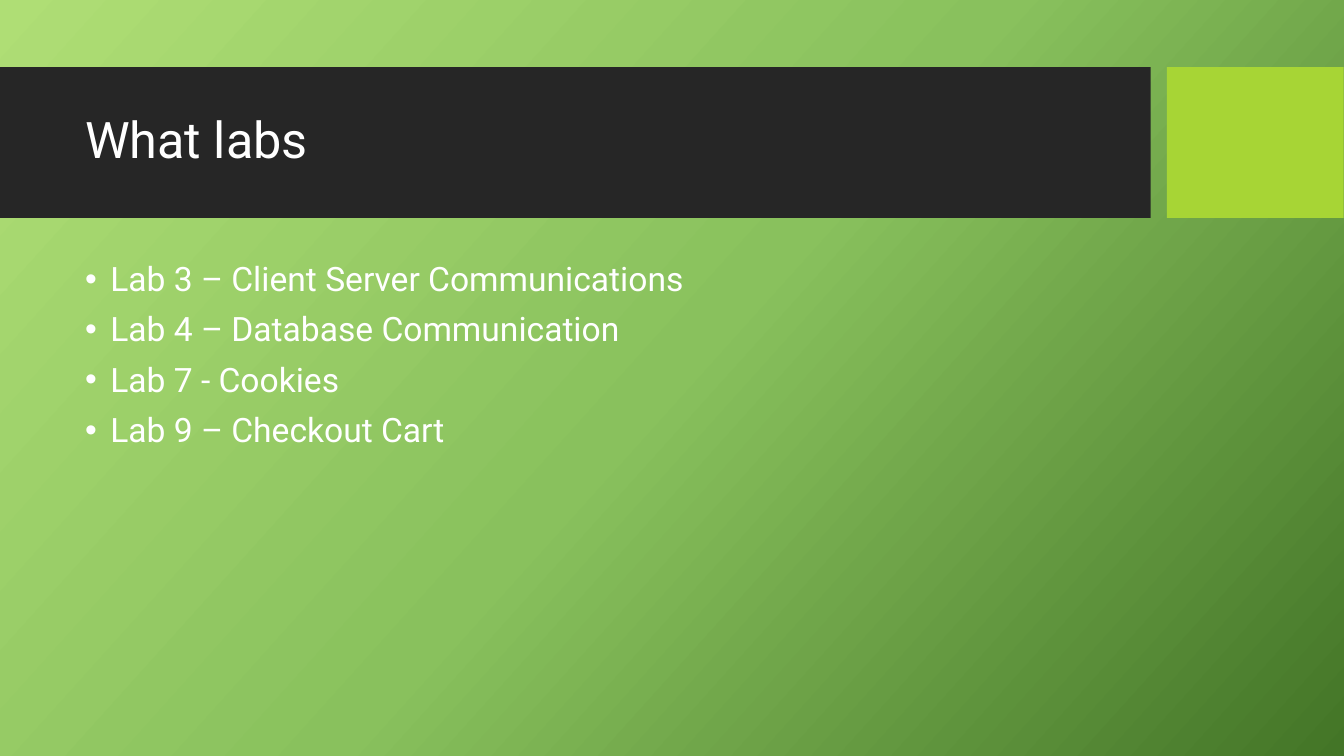
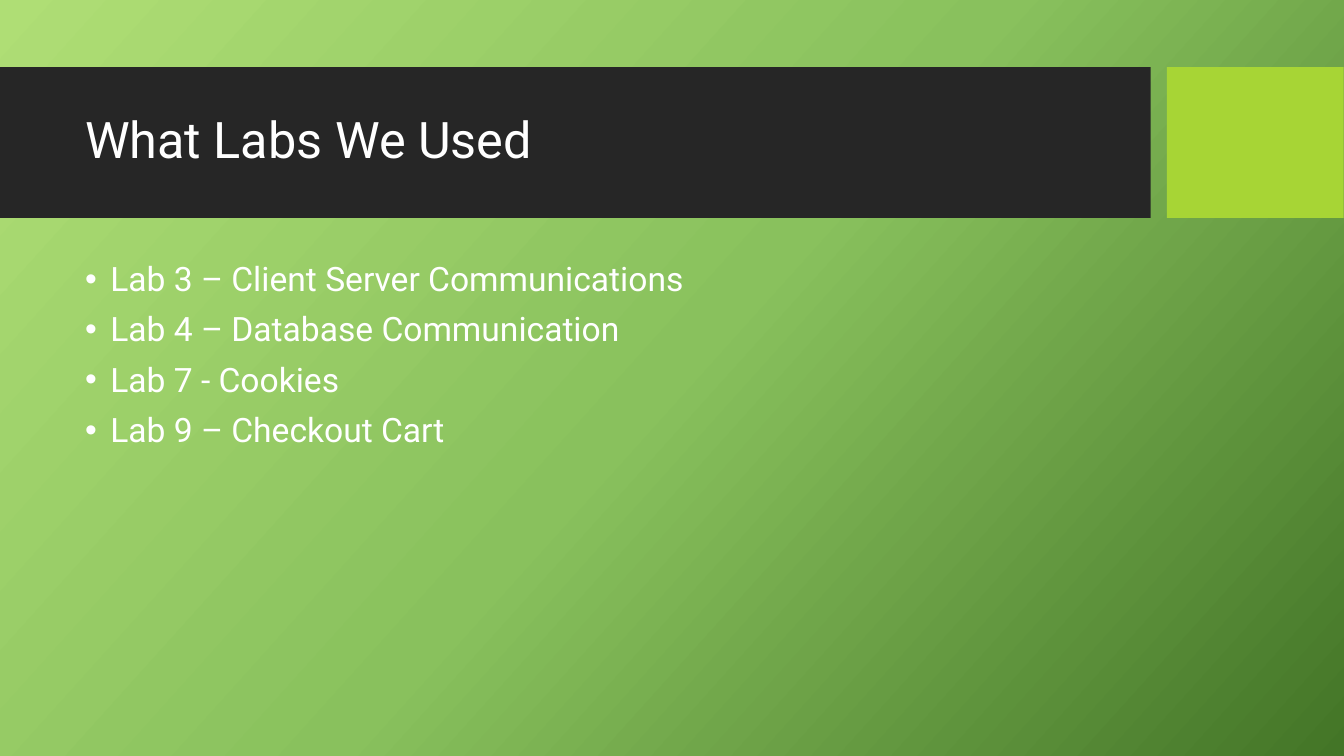
Before and after one commit to aaronbroughton/411GroupProject, a slide deck: slide 3 of Documentation/FAAR.pptx. Drawn at 1344x756 pixels with LibreOffice and Linux fonts; fonts in the diff are those of the drawing; background and template pictures are left out. Boxes give left, top, right and bottom in pixels: in the first picture for what was removed or moved away, otherwise in the second. Text is boxed around its words. In the diff, an @@ line names an element or a change of style, - is before the commit and + after.

Commit message:
grammar changes
~

```diff
--- a/Documentation/FAAR.pptx
+++ b/Documentation/FAAR.pptx
@@ title at (x1=85, y1=120, x2=532, y2=159): text changed @@
-What labs
+What Labs We Used
```
Also in this commit, not shown: 2 other slides changed.
